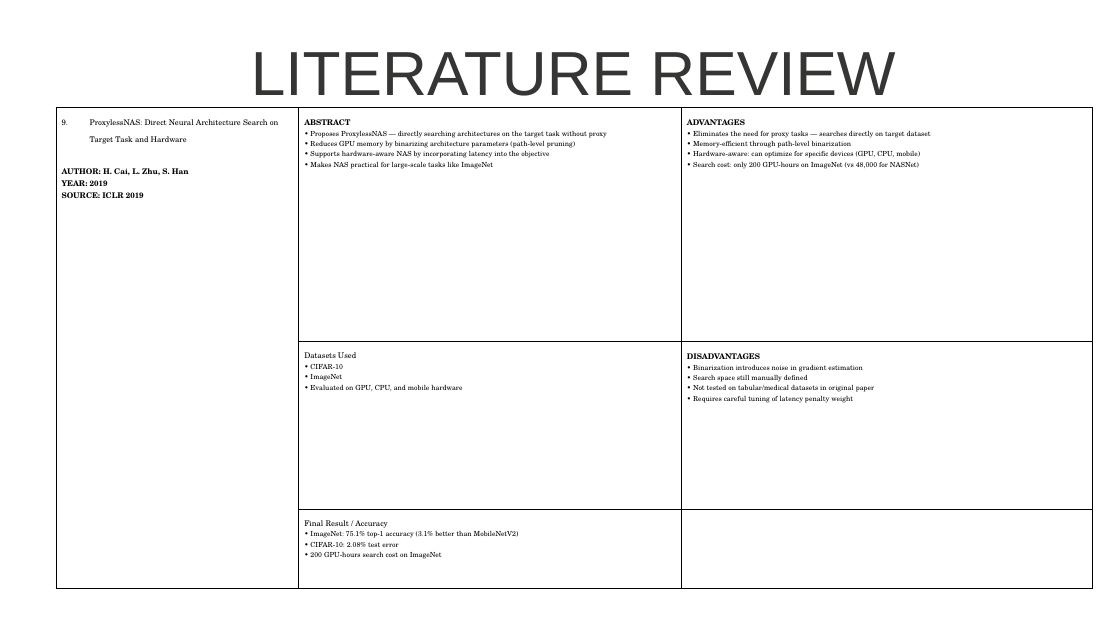
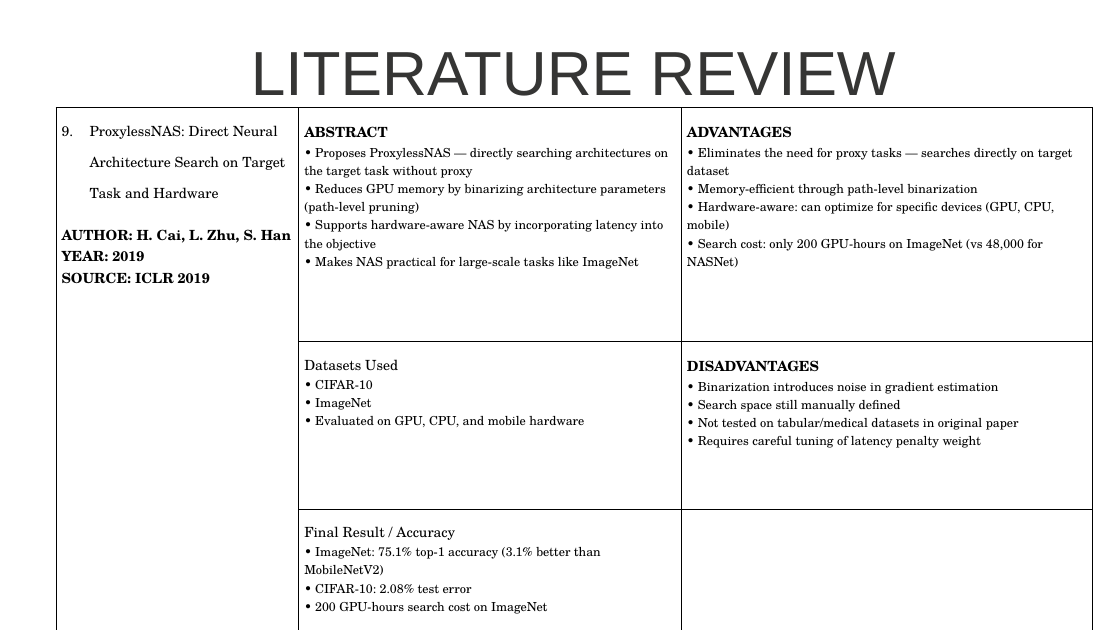
Before and after one commit to sanjai002/NAS-medical-model-generator, a slide deck: slide 13 of docs/AutoNAS-final.pptx. Drawn at 1120x630 pixels with LibreOffice and Linux fonts; fonts in the diff are those of the drawing. Boxes give left, top, right and bottom in pixels: in the first picture for what was removed or moved away, otherwise in the second. Text is boxed around its words. In the diff, an @@ line names an element or a change of style, - is before the commit and + after.

```diff
--- a/docs/AutoNAS-final.pptx
+++ b/docs/AutoNAS-final.pptx
@@ table at box(56, 108, 1091, 618) @@
@@ size 10 to 18 pt in "ProxylessNAS: Direct Neural Architecture Search on Target ...", "AUTHOR: H. Cai, L. Zhu, S. Han", "YEAR: 2019", "SOURCE: ICLR 2019" and 5 more places @@
@@ size 9 to 16 pt in "• Proposes ProxylessNAS — directly searching architectures ...", "• Reduces GPU memory by binarizing architecture ...", "• Supports hardware-aware NAS by incorporating latency ...", "• Makes NAS practical for large-scale tasks ..." and 14 more places @@
```
Also in this commit, not shown: 3 other slides changed, 12 other files.
